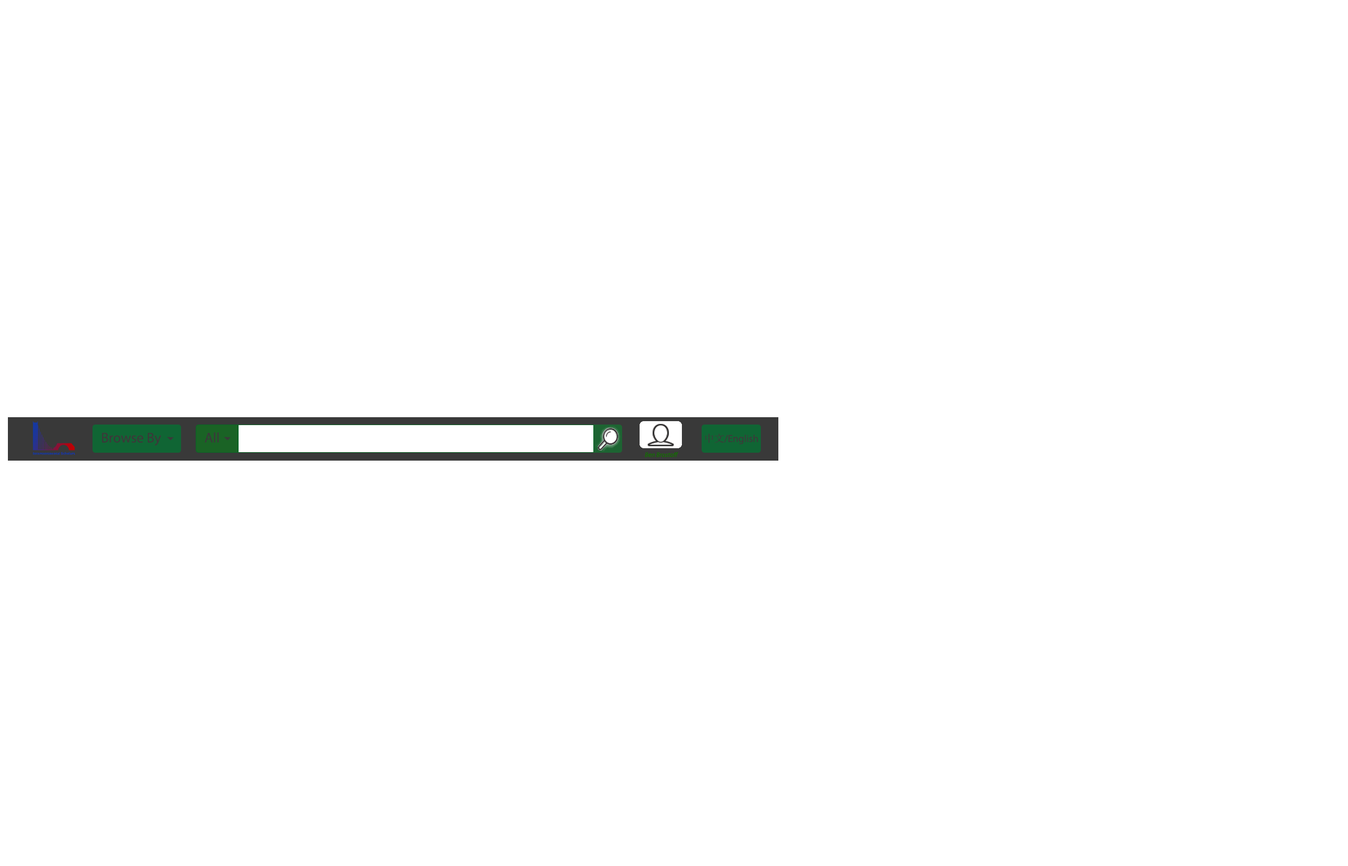
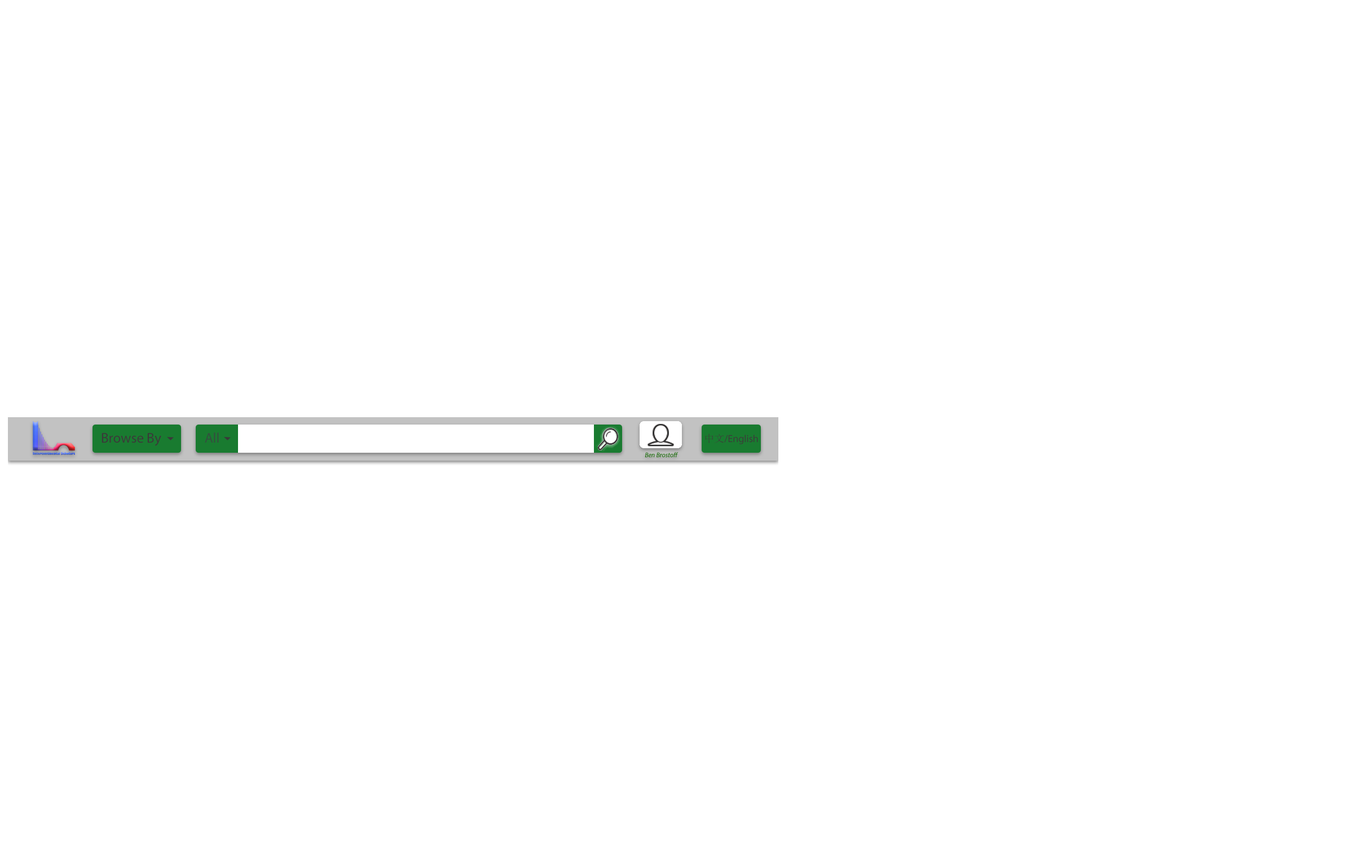
Layer changes from the first 1348px x 866px image to the second:
painted on "Ben Brostoff" over left=644, top=451, right=679, bottom=458
painted on "中文/English" over left=704, top=433, right=759, bottom=445
painted on "Rounded Rectangle 3" over left=701, top=424, right=761, bottom=453
painted on "Rounded Rectangle 2" over left=593, top=424, right=623, bottom=453
painted on "All" over left=204, top=432, right=219, bottom=443
painted on "Rounded Rectangle 1" over left=195, top=424, right=239, bottom=453
painted on "Rectangle 4" over left=238, top=424, right=594, bottom=453
painted on "Browse By" over left=101, top=432, right=162, bottom=447
painted on "Rectangle 2" over left=92, top=424, right=182, bottom=453
painted on "Rectangle 1" over left=7, top=417, right=779, bottom=461
